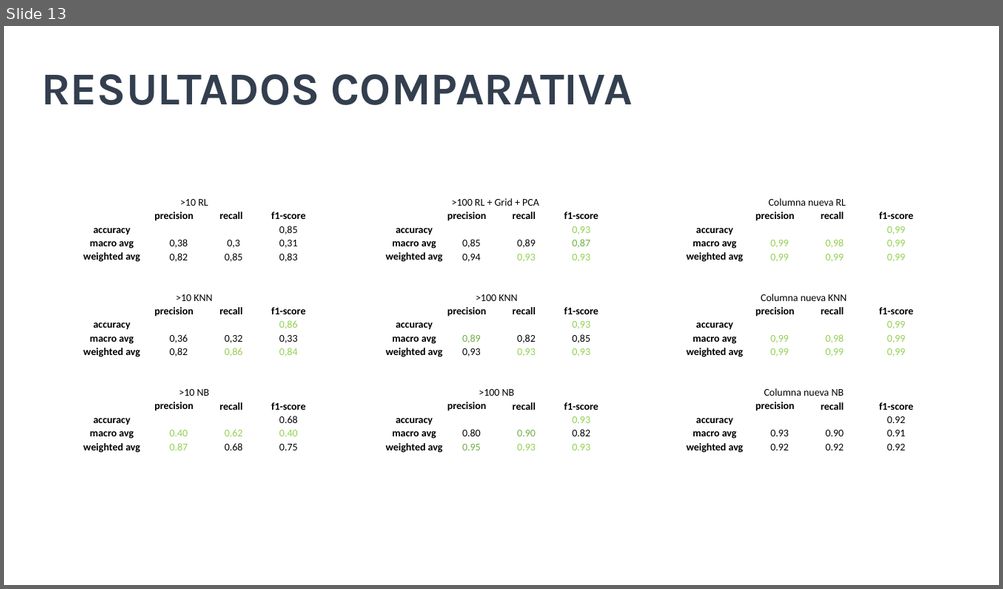
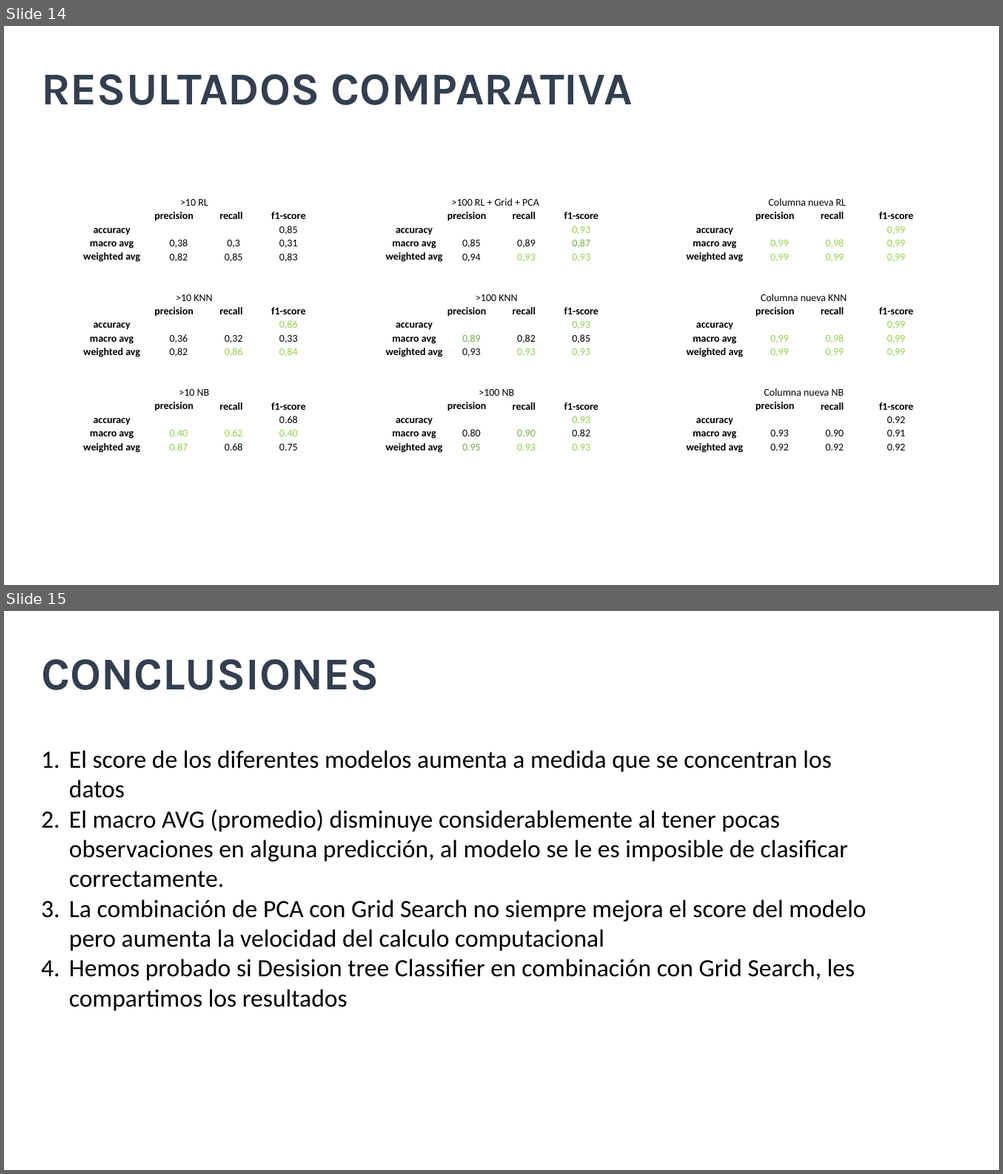
Before and after one commit to giustipatricio/madridbarajas1997-2015, a slide deck: Desafío 3 (orador y lector).pptx. Shown one above the other, each under a label of ours: slide 13 before the commit, slides 14 and 15 after it. The pictures are 1003x589 and 1003x1174 pixels, drawn with LibreOffice and Linux fonts; fonts in the diff are those of the drawing. Boxes give left, top, right and bottom in pixels: in the first picture for what was removed or moved away, otherwise in the second. Text is boxed around its words. In the diff, an @@ line names an element or a change of style, - is before the commit and + after.

```diff
--- a/Desafío 3 (orador y lector).pptx
+++ b/Desafío 3 (orador y lector).pptx
@@ slide 15 added at [4,611,999,1170], background #FFFFFF @@
@@ text added at [41,659,379,690], 44 pt, text #333F50, bold @@
+CONCLUSIONES
@@ text added at [69,750,865,1011], 24 pt, text #000000 @@
+1. El score de los diferentes modelos aumenta a medida que se concentran los datos
+2. El macro AVG (promedio) disminuye considerablemente al tener pocas observaciones en alguna predicción, al modelo se le es imposible de clasificar correctamente.
+3. La combinación de PCA con Grid Search no siempre mejora el score del modelo pero aumenta la velocidad del calculo computacional
+4. Hemos probado si Desision tree Classifier en combinación con Grid Search, les compartimos los resultados
@@ what was slide 13 is now slide 14 @@
```
Also in this commit, not shown: 3 slides changed, 2 other slides added, 1 slide removed, 1 other file.
